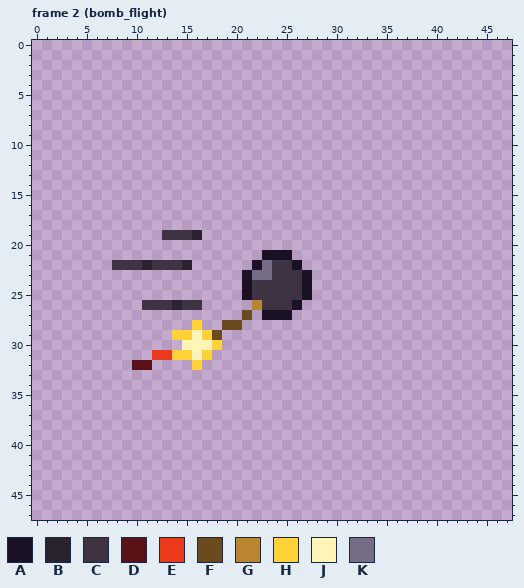
One commit to this pixel-art file: assets/source/vfx/explosion/vfx_01.ase. Above is the file before it was changed.
48x48 pixels, 11 frames. Colours within 5 levels of each other are drawn and written as one. Shown: frame 2 (bomb_flight). The commit also changed other frames, which this record leaves out.
Palette (. is transparent): A #1b1124  B #2b2230  C #3f3243  D #5a1218  E #ec3a1c  F #6a4a1e  G #b8862e  H #ffd23a  J #fff4b8  K #766c86
Pixels before, frame 2 (bomb_flight), first column x 8:
19 .....CCCB...........
20 ....................
21 ...............AAA..
22 CCCBCCCB......AKCCA.
23 .............AKKCCCA
24 .............ACCCCCA
25 .............ACCCCCA
26 ...CCCBCC.....GCCCA.
27 .............F.AAA..
28 ........H..FF.......
29 ......HHJHF.........
30 .......JJJH.........
31 ....EEHHJH..........
32 ..DD....H...........
New version:
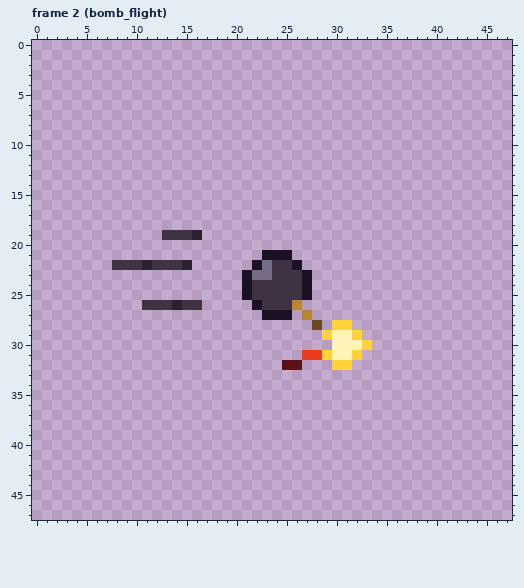
The edit:
Changed rows in their new state; - is an unchanged pixel.
Frame 2 (bomb_flight):
first column x 10:
26 ------------A---G-------
27 -----------.-----G------
28 ------.--..-------F-HH--
29 ----.....----------HJJH-
30 -----....-----------JJJH
31 --......---------EEHJJH-
32 ..----.--------DD---HH--
